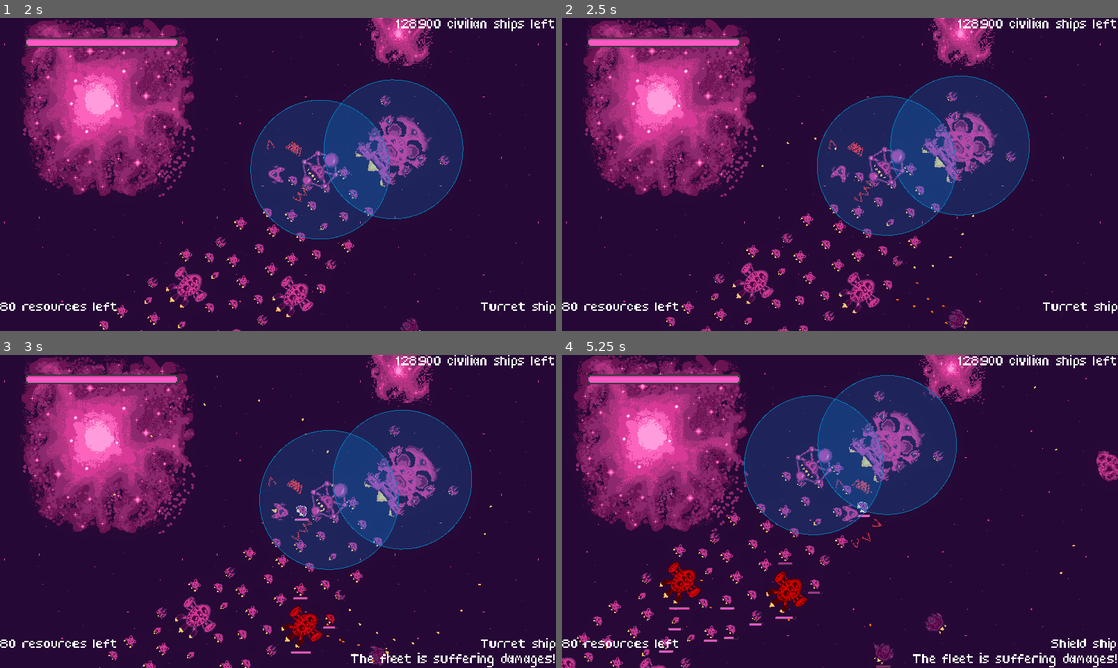
Above: before the commit, frames 1-4 (two rows, left to right).
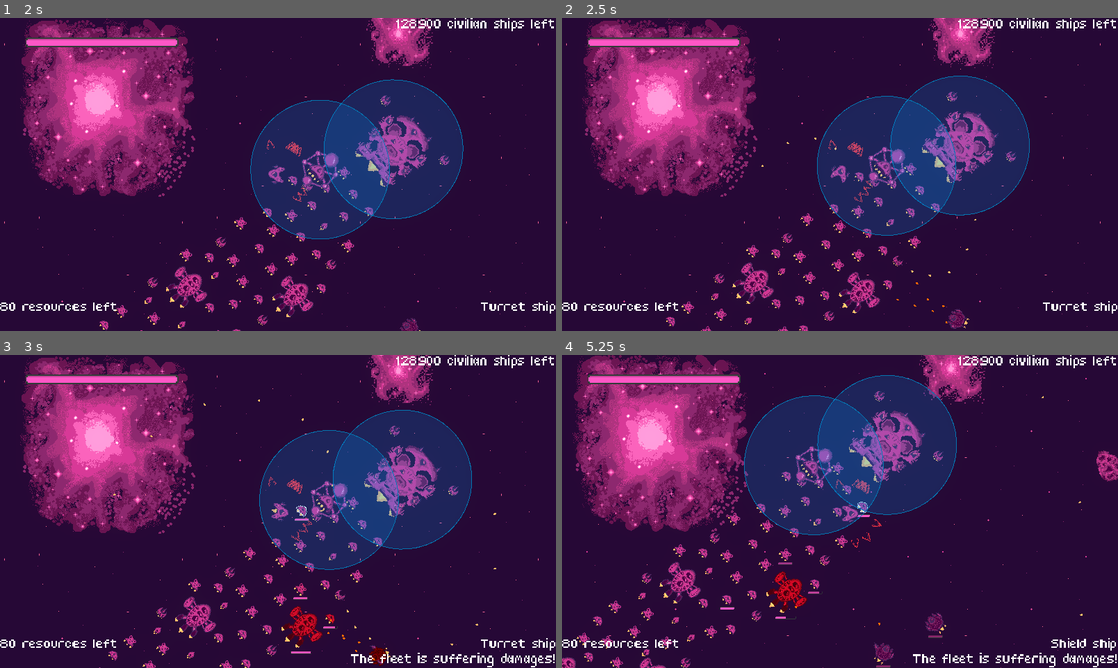
Above: after the commit, the same moments.

Repository: bear-minimum-studio/space-bear
Game: Godot game, scene res://Game.tscn
Same seed, same stepped clock (60 frames per second), same inputs: the game is played once before the commit and once after it.
Inputs:
- Up to frame 1 (2 s): tap Enter (upgrade) at 0.5 s; hold Right (turn_right) 0.53-1.28 s; hold X (cycle_selection) 0.53-1.28 s; hold Ctrl (brake) from 1.28 s (still down); tap Down (decelerate) at 1.35 s
- Up to frame 2 (2.5 s): release Ctrl (brake) at 2.03 s; hold Right (turn_right) from 2.03 s (still down); hold Space (fire) from 2.03 s (still down)
- Up to frame 3 (3 s): release Right (turn_right) at 2.78 s; release Space (fire) at 2.78 s; hold Up (accelerate) from 2.78 s (still down); tap G (grappling_hook) at 2.85 s
- Up to frame 4 (5.25 s): release Up (accelerate) at 3.53 s; hold F (turret_fire) 3.53-4.28 s; hold Left (turn_left) 3.53-5.03 s; tap X (cycle_selection) at 4.35 s; hold Ctrl (brake) from 5.03 s (still down); tap Down (decelerate) at 5.1 s

Frame 1 is identical in both runs. In frame 2, less than 0.1% of the frame differs, in the area x 60-75%, y 62-100%; in frame 3, 0.2%; in frame 4, 0.9%, in the area x 17-94%, y 10-97%.

Commit message:
refacto: export var rotation speed on turrets

Diff:
--- a/npc/Turret.gd
+++ b/npc/Turret.gd
@@ -28,6 +28,8 @@
 	BulletType.ALLY: "enemy"
 }
 
+@export_range(0.1,10.0,0.1,"or_greater") var rotation_speed = 5.0
+
 @export_range(50.0,1000.0,50.0,"or_greater") var bullet_speed : float = 500.0
 
 @export_range(0.5,50.0) var bullets_per_second = 5.0
@@ -50,7 +52,7 @@
 
 	_set_target()
 	_set_rotation_target()
-	global_rotation = lerp_angle(global_rotation, rotation_target, 3*delta)
+	global_rotation = lerp_angle(global_rotation, rotation_target, rotation_speed * delta)
 
 	if target != null:
 		shoot()
